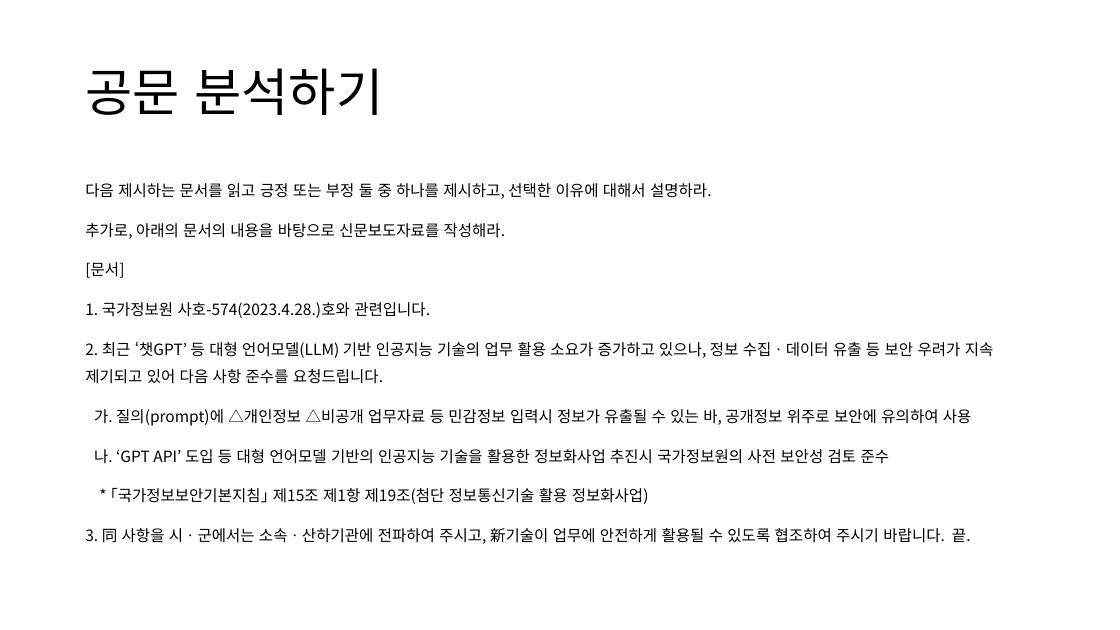
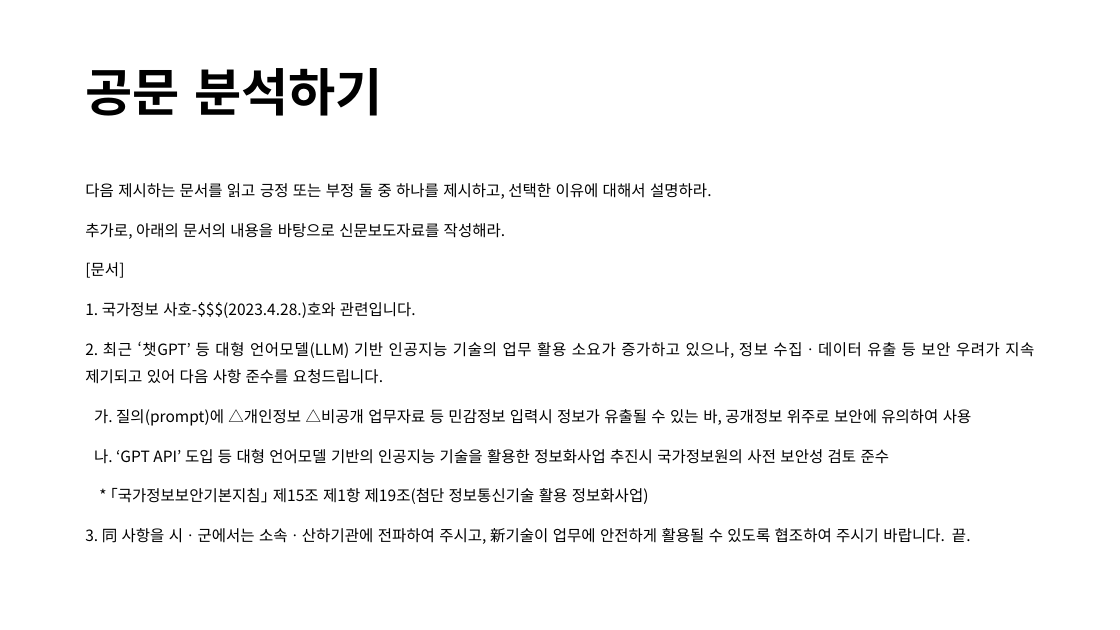
Before and after one commit to lolsaless/Python, a slide deck: slide 54 of 프롬프트 실습.pptx (slide 52 before the commit). Drawn at 1120x630 pixels with LibreOffice and Linux fonts; fonts in the diff are those of the drawing. Boxes give left, top, right and bottom in pixels: in the first picture for what was removed or moved away, otherwise in the second. Text is boxed around its words. In the diff, an @@ line names an element or a change of style, - is before the commit and + after.

```diff
--- a/프롬프트 실습.pptx
+++ b/프롬프트 실습.pptx
@@ title "공문 분석하기" at [85,68,383,116]: bold on @@
@@ text at [85,183,1034,544]: alignment left to justified @@
@@ text at [85,302,416,318]: text changed @@
-1. 국가정보원 사호-574(2023.4.28.)호와 관련입니다.
+1. 국가정보 사호-$$$(2023.4.28.)호와 관련입니다.
```
Also in this commit, not shown: 18 other slides changed, 5 slides added, 1 slide removed.
